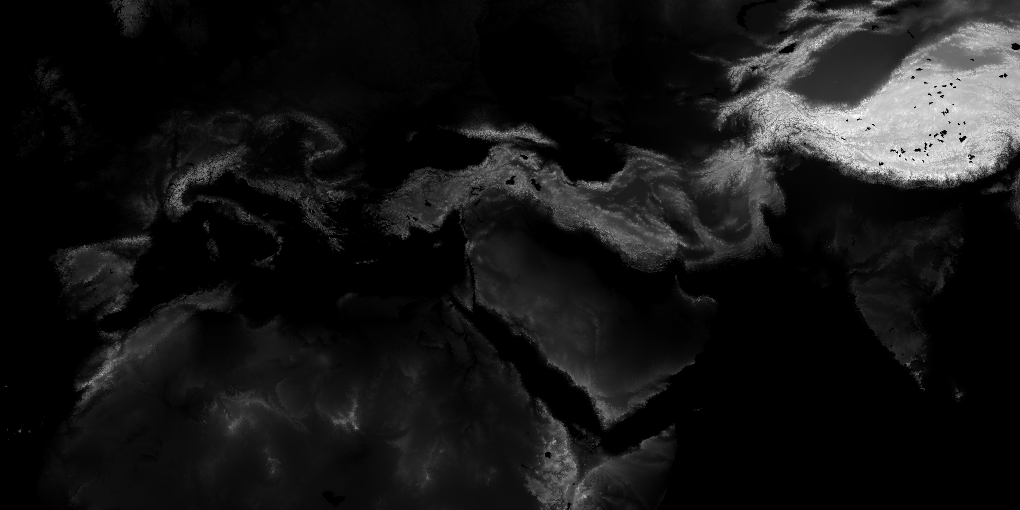
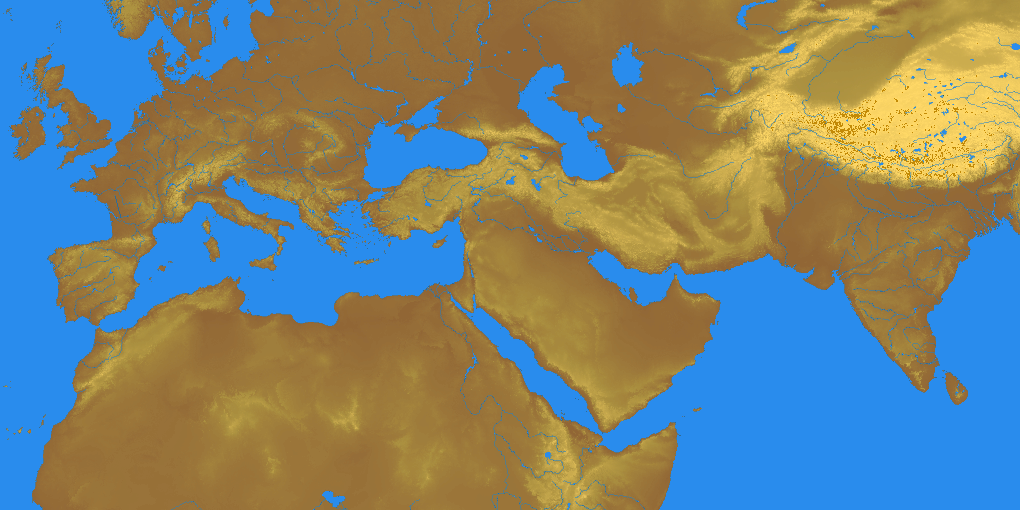
Revision of a layered 1020 × 510 image; what changed, layer by layer:
showed "feral_radar_map_winter", painted on it over (0, 0, 1020, 510)
showed "feral_radar_map", painted on it over (0, 0, 1020, 510)
